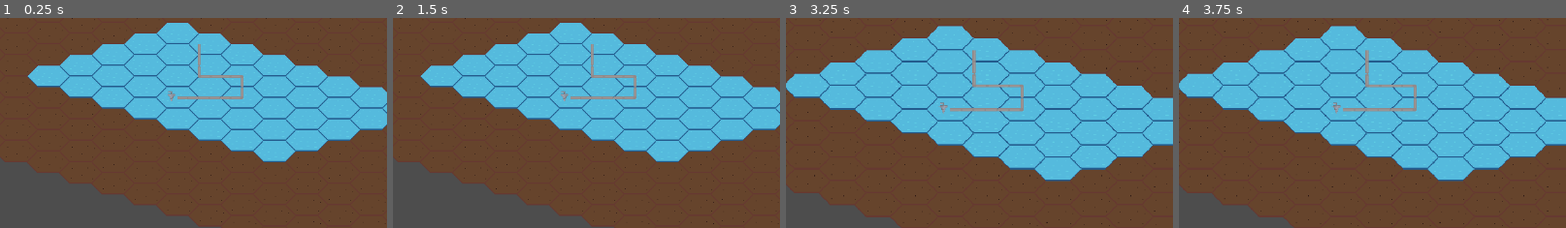
Above: before the commit, frames 1-4 (left to right).
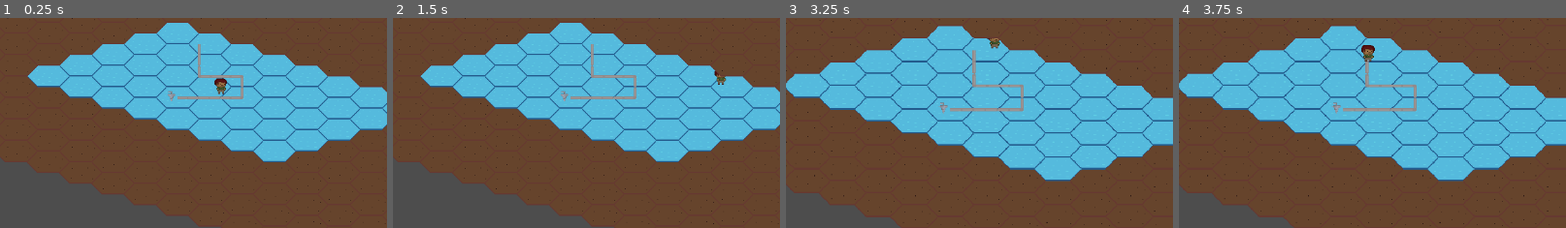
Above: after the commit, the same moments.

Repository: binarydigitz01/worldwarw_final
Game: Godot game, scene res://scenes/game/game_scene.tscn
Two runs of this game, one before a commit and one after it. Both use one fixed random seed, a clock stepped at 60 frames per second and the inputs below. This scene is started directly instead of the project's main scene.
Inputs (mouse positions are % of the whole screen's width and height, from its top left):
- Up to frame 1 (0.25 s): no input
- Up to frame 2 (1.5 s): tap Enter at 0.5 s; move the mouse to (72, 43) at 0.52 s; hold . (multi_swipe_down_right) 0.53-1.25 s; hold Middle mouse button (multi_touch) 0.53-1.25 s; click (72, 43) at 0.67 s; tap Space at 1.25 s; drag from (30, 53) to (45, 69) at 1.27 s
- Up to frame 3 (3.25 s): tap Enter at 2 s; move the mouse to (60, 26) at 2.02 s; hold . (multi_swipe_down_right) 2.03-2.75 s; hold Mouse wheel up (pinch_outward) 2.03-2.75 s; click (60, 26) at 2.17 s; tap Space at 2.75 s; drag from (45, 69) to (20, 33) at 2.77 s
- Up to frame 4 (3.75 s): move the mouse to (80, 64) at 3.52 s; hold M (multi_swipe_down_left) from 3.53 s (still down); hold Middle mouse button (multi_touch) from 3.53 s (still down); click (80, 64) at 3.67 s
The pictures show only the part of the screen within x 22-71%, y 32-82%; the shares and areas given below are measured in that part.

The runs differ from the first frame. In frame 1, 0.2% of the frame differs, in the area x 55-59%, y 28-37%; in frame 2, 0.1%; in frame 3, 0.1%; in frame 4, 0.2%, in the area x 47-51%, y 12-21%.

Commit message:
OH MY GOD

Diff:
--- /dev/null
+++ b/scenes/character/civilian.gd
@@ -0,0 +1,12 @@
+extends CharacterBody2D
+
+const SPEED = 300.0
+@onready var agent = $NavigationAgent2D
+func _ready() -> void:
+	$AnimatedSprite2D.play("walk")
+
+func _physics_process(delta: float) -> void:
+	agent.target_position = get_global_mouse_position()
+	var dir = to_local(agent.get_next_path_position()).normalized()
+	velocity = dir*SPEED
+	move_and_slide()
--- /dev/null
+++ b/scenes/character/civilian.tscn
@@ -0,0 +1,53 @@
+[gd_scene load_steps=8 format=3 uid="uid://w5mjfqkbcxt8"]
+
+[ext_resource type="Script" path="res://scenes/character/civilian.gd" id="1_ydps8"]
+[ext_resource type="Texture2D" uid="uid://dely6j1c11g7m" path="res://assets/character/civilian_sprite.png" id="2_otpy2"]
+
+[sub_resource type="RectangleShape2D" id="RectangleShape2D_3dr61"]
+size = Vector2(32, 74)
+
+[sub_resource type="AtlasTexture" id="AtlasTexture_c1xnl"]
+atlas = ExtResource("2_otpy2")
+region = Rect2(0, 0, 64, 64)
+
+[sub_resource type="AtlasTexture" id="AtlasTexture_5gmss"]
+atlas = ExtResource("2_otpy2")
+region = Rect2(0, 0, 64, 64)
+
+[sub_resource type="AtlasTexture" id="AtlasTexture_rki0x"]
+atlas = ExtResource("2_otpy2")
+region = Rect2(192, 0, 64, 64)
+
+[sub_resource type="SpriteFrames" id="SpriteFrames_rqx5g"]
+animations = [{
+"frames": [{
+"duration": 1.0,
+"texture": SubResource("AtlasTexture_c1xnl")
+}],
+"loop": true,
+"name": &"default",
+"speed": 5.0
+}, {
+"frames": [{
+"duration": 1.0,
+"texture": SubResource("AtlasTexture_5gmss")
+}, {
+"duration": 1.0,
+"texture": SubResource("AtlasTexture_rki0x")
+}],
+"loop": true,
+"name": &"walk",
+"speed": 5.0
+}]
+
+[node name="Civilian" type="CharacterBody2D"]
+script = ExtResource("1_ydps8")
+
+[node name="CollisionShape2D" type="CollisionShape2D" parent="."]
+shape = SubResource("RectangleShape2D_3dr61")
+
+[node name="AnimatedSprite2D" type="AnimatedSprite2D" parent="."]
+sprite_frames = SubResource("SpriteFrames_rqx5g")
+animation = &"walk"
+
+[node name="NavigationAgent2D" type="NavigationAgent2D" parent="."]
--- a/scenes/game/game_scene.tscn
+++ b/scenes/game/game_scene.tscn
@@ -1,9 +1,10 @@
-[gd_scene load_steps=5 format=3 uid="uid://cblngm51faq24"]
+[gd_scene load_steps=6 format=3 uid="uid://cblngm51faq24"]
 
 [ext_resource type="PackedScene" uid="uid://d3yk6jk7yc8qy" path="res://plugins/gesture_camera/GCC2D.tscn" id="1_5l45t"]
 [ext_resource type="PackedScene" uid="uid://g8bfiaqjj4u2" path="res://scenes/map/ProcederalMap.tscn" id="1_ibhwn"]
 [ext_resource type="PackedScene" uid="uid://bx8afk3vnki0n" path="res://scenes/map/PipeLayer.tscn" id="2_qktpy"]
 [ext_resource type="PackedScene" uid="uid://dqr4qnokonuh7" path="res://scenes/equipment/WaterDrill.tscn" id="4_7s6c4"]
+[ext_resource type="PackedScene" uid="uid://w5mjfqkbcxt8" path="res://scenes/character/civilian.tscn" id="5_c41sx"]
 
 [node name="GameScene" type="Node2D"]
 
@@ -15,3 +16,5 @@
 
 [node name="WaterDrill" parent="." instance=ExtResource("4_7s6c4")]
 position = Vector2(-73, 14)
+
+[node name="Civilian" parent="." instance=ExtResource("5_c41sx")]
--- /dev/null
+++ b/scenes/map/BuildingLayer.tscn
@@ -0,0 +1,17 @@
+[gd_scene load_steps=4 format=3 uid="uid://pggmy2xqcf5i"]
+
+[ext_resource type="Texture2D" uid="uid://b8ves7h5cir0x" path="res://assets/equipment/waterdrill_sprite.png" id="1_adi78"]
+
+[sub_resource type="TileSetAtlasSource" id="TileSetAtlasSource_vbgjg"]
+texture = ExtResource("1_adi78")
+texture_region_size = Vector2i(64, 32)
+
+[sub_resource type="TileSet" id="TileSet_vy1fe"]
+tile_shape = 3
+tile_layout = 5
+tile_offset_axis = 1
+tile_size = Vector2i(64, 32)
+sources/0 = SubResource("TileSetAtlasSource_vbgjg")
+
+[node name="BuildingLayer" type="TileMapLayer"]
+tile_set = SubResource("TileSet_vy1fe")
--- a/scenes/map/ProcederalMap.tscn
+++ b/scenes/map/ProcederalMap.tscn
@@ -1,16 +1,37 @@
-[gd_scene load_steps=5 format=4 uid="uid://g8bfiaqjj4u2"]
+[gd_scene load_steps=8 format=4 uid="uid://g8bfiaqjj4u2"]
 
 [ext_resource type="Texture2D" uid="uid://dh1208rr2616t" path="res://assets/pictures/Tilemap.png" id="1_x841l"]
 [ext_resource type="Script" path="res://scenes/map/Procederal.gd" id="2_poqny"]
+
+[sub_resource type="NavigationPolygon" id="NavigationPolygon_vje4q"]
+vertices = PackedVector2Array(32, 0, 16, 16, -16, 16, -32, 0, -16, -16, 16, -16)
+polygons = Array[PackedInt32Array]([PackedInt32Array(0, 1, 2, 3, 4, 5)])
+outlines = Array[PackedVector2Array]([PackedVector2Array(-32, 0, -16, -16, 16, -16, 32, 0, 16, 16, -16, 16)])
+agent_radius = 0.0
+
+[sub_resource type="NavigationPolygon" id="NavigationPolygon_scqxc"]
+vertices = PackedVector2Array(32, 0, 16, 16, -16, 16, -32, 0, -16, -16, 16, -16)
+polygons = Array[PackedInt32Array]([PackedInt32Array(0, 1, 2, 3, 4, 5)])
+outlines = Array[PackedVector2Array]([PackedVector2Array(-32, 0, -16, -16, 16, -16, 32, 0, 16, 16, -16, 16)])
+agent_radius = 0.0
+
+[sub_resource type="NavigationPolygon" id="NavigationPolygon_1n7pn"]
+vertices = PackedVector2Array(32, 0, 16, 16, -16, 16, -32, 0, -16, -16, 16, -16)
+polygons = Array[PackedInt32Array]([PackedInt32Array(0, 1, 2, 3, 4, 5)])
+outlines = Array[PackedVector2Array]([PackedVector2Array(-32, 0, -16, -16, 16, -16, 32, 0, 16, 16, -16, 16)])
+agent_radius = 0.0
 
 [sub_resource type="TileSetAtlasSource" id="TileSetAtlasSource_ialot"]
 texture = ExtResource("1_x841l")
 texture_region_size = Vector2i(64, 32)
 0:0/0 = 0
 0:0/0/z_index = 2
+0:0/0/navigation_layer_0/polygon = SubResource("NavigationPolygon_vje4q")
 1:0/0 = 0
 1:0/0/z_index = 2
+1:0/0/navigation_layer_0/polygon = SubResource("NavigationPolygon_scqxc")
 2:0/0 = 0
+2:0/0/navigation_layer_0/polygon = SubResource("NavigationPolygon_1n7pn")
 3:0/0 = 0
 4:0/0 = 0
 5:0/0 = 0
@@ -20,9 +41,11 @@
 tile_layout = 5
 tile_offset_axis = 1
 tile_size = Vector2i(64, 32)
+navigation_layer_0/layers = 1
 sources/2 = SubResource("TileSetAtlasSource_ialot")
 
 [node name="GroundLayer" type="TileMapLayer" groups=["tilemap"]]
+y_sort_enabled = true
 tile_map_data = PackedByteArray("AAD7//3/AgABAAAAAAD7//7/AgABAAAAAAD7////AgABAAAAAAD7/wAAAgABAAAAAAD7/wEAAgABAAAAAAD7/w …(4000 unchanged characters)…
 tile_set = SubResource("TileSet_rv45c")
 script = ExtResource("2_poqny")
